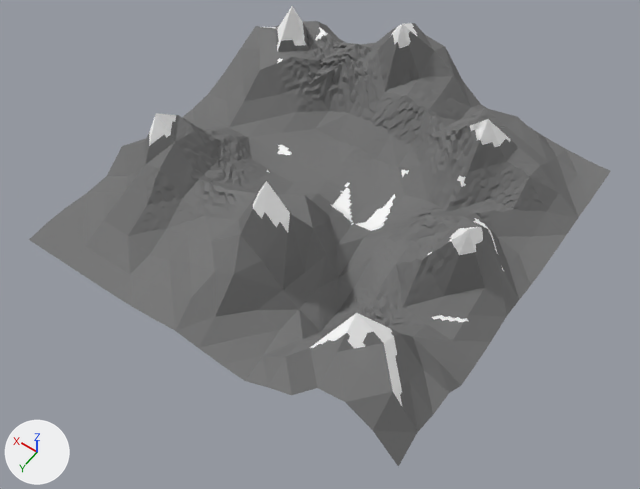
The Blender file untitled.blend as it was, and as the next commit left it.
One viewpoint serves both versions: a camera (50 mm lens) standing at (-152.0, 203.0, 267.0) and looking at (-32.0, 35.0, 4.0). Every picture has the same lights, and +X, +Y and +Z are marked at lower left. The same objects are shown in both versions, whatever each file hides.
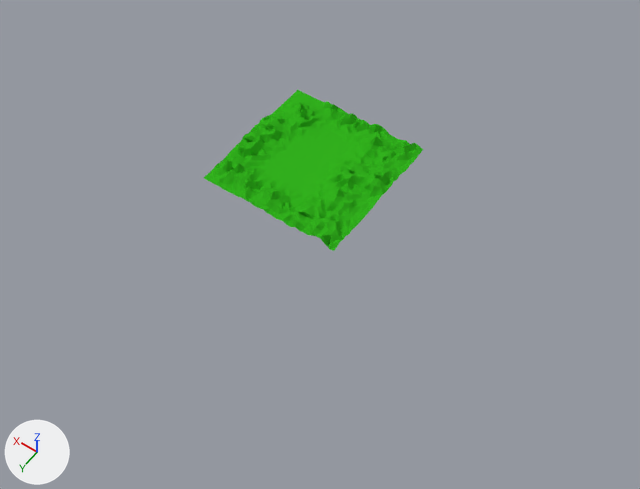
Boxes [x1, y1, x2, y2] around the edits, measured in the pictures (640 x 489 px):
```json
{"object": "Plane", "change": "reshaped, moved, rescaled", "before": [29, 6, 611, 466], "after": [204, 90, 423, 251], "on screen": "62% narrower, 65% shorter"}
```

Edits to the scene script, one JSON object a line:
```json
{"op": "add", "block": "me_plane_002", "code": ["me_plane_002 = bpy.data.meshes.new('Plane.002')", "me_plane_002.from_pydata(...)  # 1089 vertices, 2048 faces; spans x -1.0..1.0, y -1.0..1.01, z 0.0..0.23", "me_plane_002.materials.append(mat_pink_grass)  # green #33b21e"]}
{"op": "set", "path": "ob_plane", "old": "bpy.data.objects.new('Plane', me_plane)", "new": "bpy.data.objects.new('Plane', me_plane_002)"}
{"op": "set", "path": "ob_plane.location", "old": "(-22.0, 12.0, -3.0)", "new": "(-4.3, 0.0, 0.0)"}
{"op": "set", "path": "ob_plane.scale", "old": "(82.4, 82.4, 82.4)", "new": "(32.3, 32.3, 32.3)"}
```
